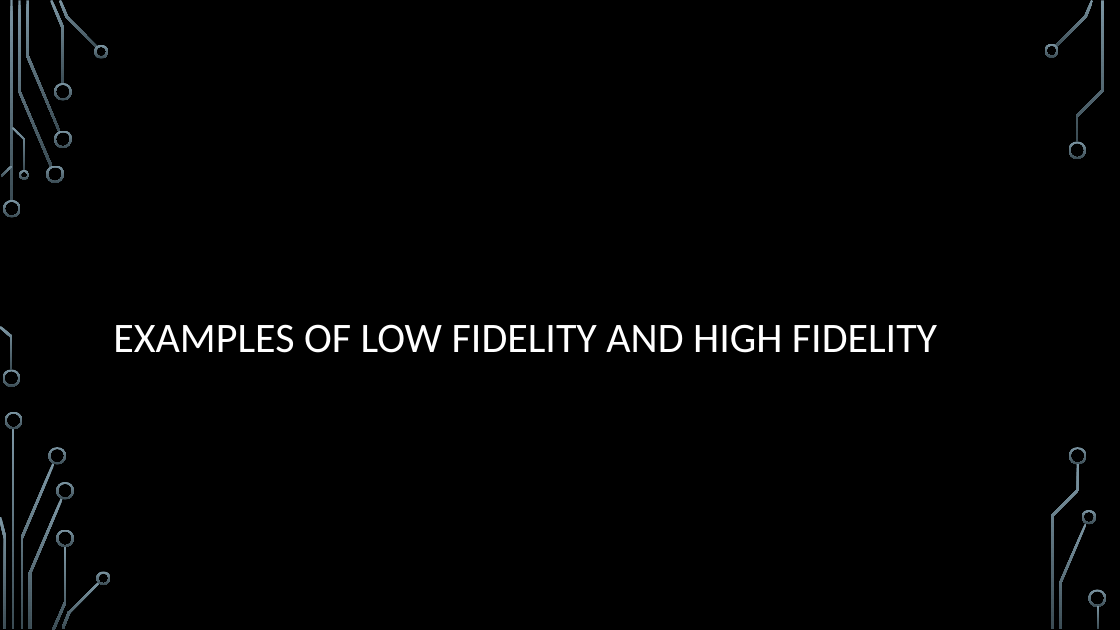
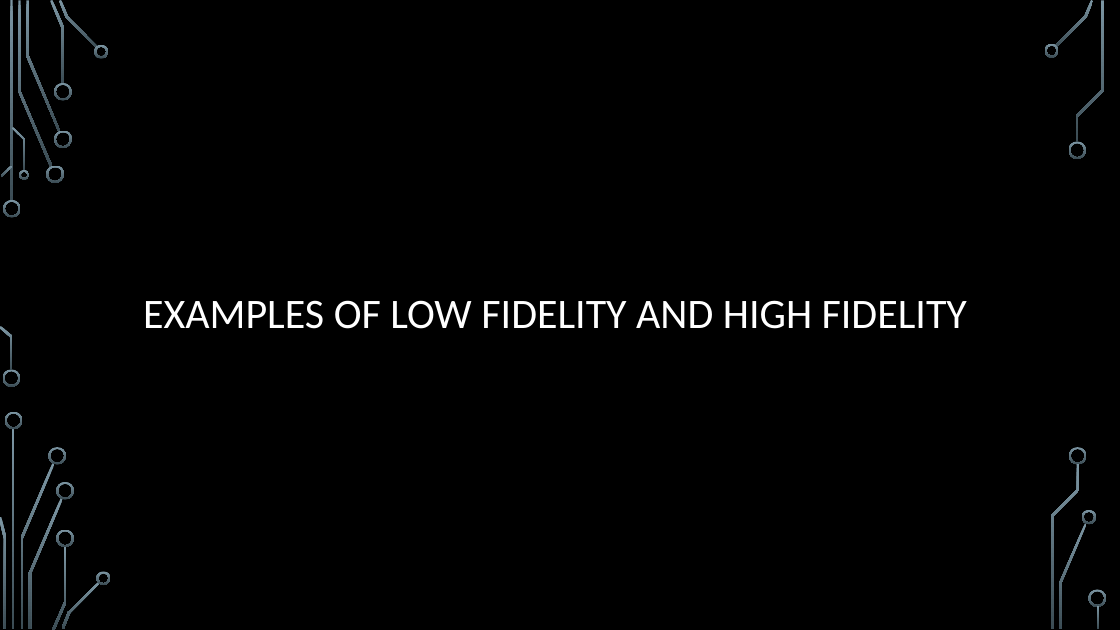
Before and after one commit to HariHaraSuryaTeja/Banking-Prototype, a slide deck: slide 11 of MAD BANK.pptx (slide 10 before the commit). Drawn at 1120x630 pixels with LibreOffice and Linux fonts; fonts in the diff are those of the drawing; background and template pictures are left out. Boxes give left, top, right and bottom in pixels: in the first picture for what was removed or moved away, otherwise in the second. Text is boxed around its words. In the diff, an @@ line names an element or a change of style, - is before the commit and + after.

```diff
--- a/MAD BANK.pptx
+++ b/MAD BANK.pptx
@@ title "EXAMPLES OF LOW FIDELITY AND ..." moved from (x1=113, y1=324, x2=937, y2=353) to (x1=143, y1=300, x2=967, y2=329) @@
@@ title "EXAMPLES OF LOW FIDELITY AND ..." at (x1=143, y1=300, x2=967, y2=329): alignment left to centre @@
```
Also in this commit, not shown: 6 other slides changed, 1 slide added.
